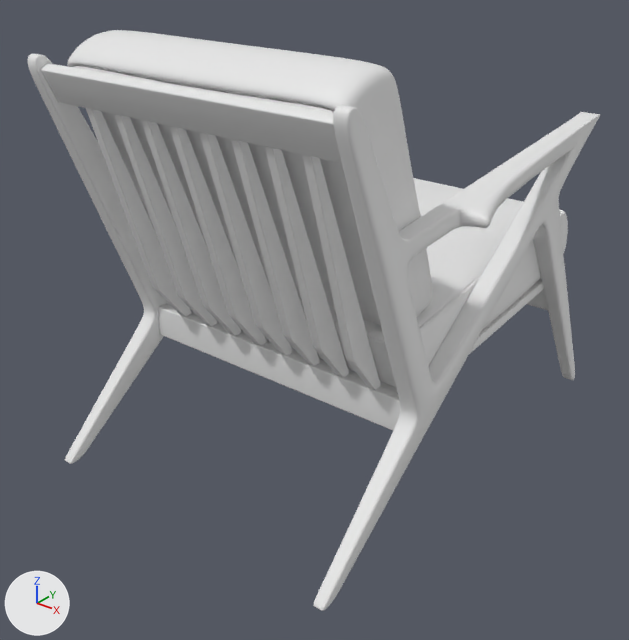
What one commit did to the glTF model chair.glb.
The view is the same before and after, from a 50 mm lens placed at (1.124, -1.474, 1.183), pointed at (-0.001, -0.068, 0.311). The lights are fixed; the arrows at lower left show +X, +Y and +Z. Where no turn or scale is listed for an object, it has been applied to the vertices. Vertices at the same position are counted once.

Names of what the first picture shows: 'back', 'base', 'cushions', 'legs', 'supports'.
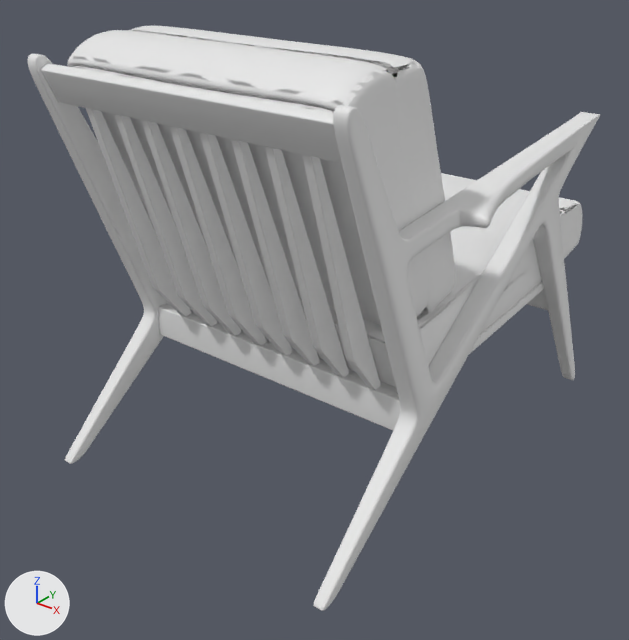
Pixel boxes (x1, y1, x2, y2) of what changed, in the pictures (629 x 640 px):
```json
{"object": "cushions", "change": "reshaped", "before": [67, 30, 568, 387], "after": [67, 26, 582, 387]}
{"part": 1, "of": "me_soto_001", "change": "added", "after": [127, 26, 582, 343]}
```

The change, as JSON lines over the scene's bpy script:
```json
{"block": "me_soto_001", "where": "# used by ob_cushions; location = (0.0, 0.0, 0.0)"}
{"op": "remove", "block": "me_soto_001", "code": "me_soto_001.from_pydata(...)  # 14426 vertices, 28910 faces; spans x -0.359..0.349, y -0.422..0.501, z 0.301..0.95"}
{"op": "add", "block": "me_soto_001", "code": "me_soto_001.from_pydata(...)  # 28852 vertices, 68952 faces; spans x -0.359..0.349, y -0.422..0.589, z 0.301..0.95"}
{"block": "me_soto_001", "change": "me_soto_001 part 1: 14426 vertices added at x -0.359..0.349, y -0.334..0.589, z 0.301..0.95"}
```
